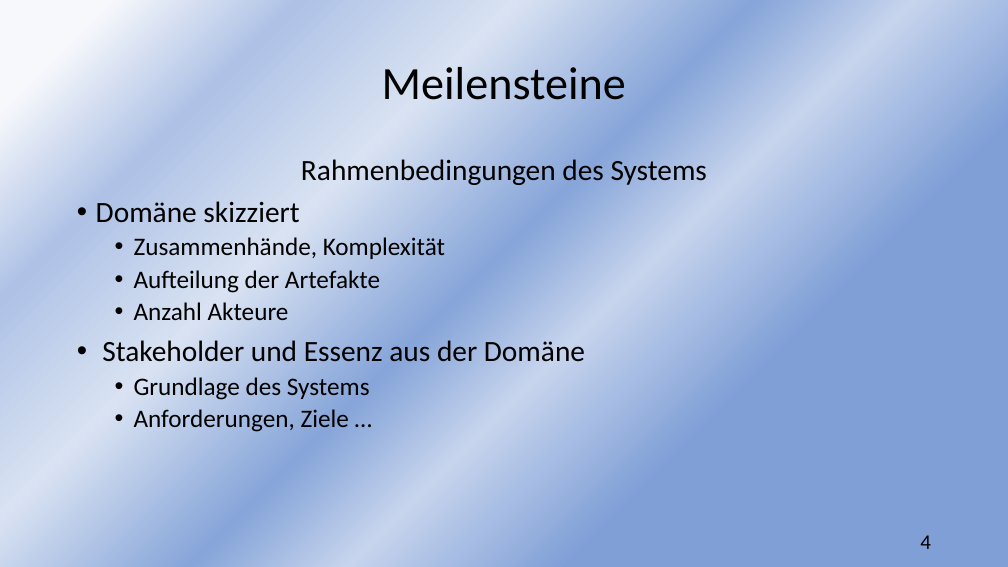
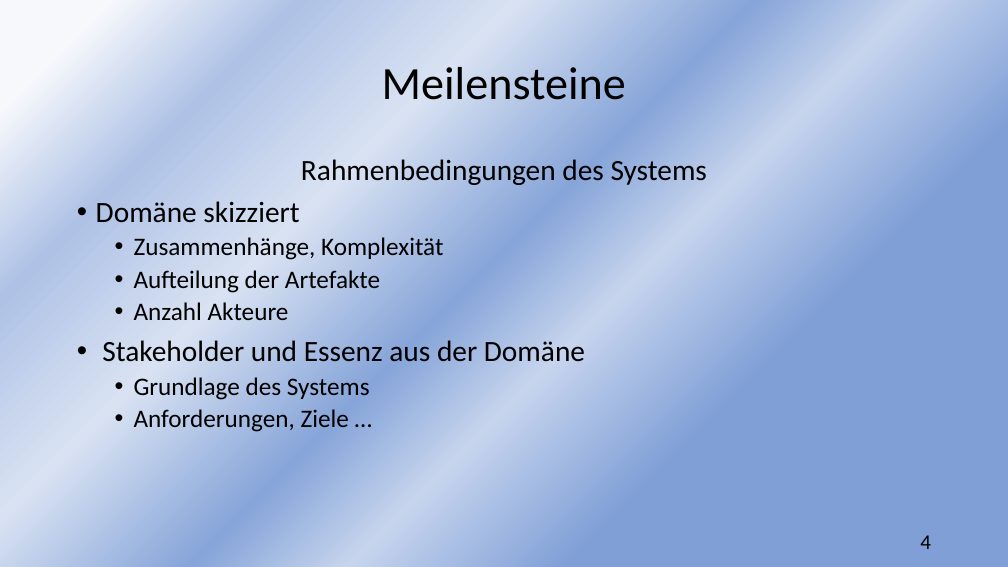
Before and after one commit to sebastiankoch10/EPWS2223HausenKochZimmer, a slide deck: slide 4 of Audits/EPWS2223HausenKochZimmer Audit 4.pptx. Drawn at 1008x567 pixels with LibreOffice and Linux fonts; fonts in the diff are those of the drawing. Boxes give left, top, right and bottom in pixels: in the first picture for what was removed or moved away, otherwise in the second. Text is boxed around its words. In the diff, an @@ line names an element or a change of style, - is before the commit and + after.

```diff
--- a/Audits/EPWS2223HausenKochZimmer Audit 4.pptx
+++ b/Audits/EPWS2223HausenKochZimmer Audit 4.pptx
@@ text at bbox=[134, 237, 443, 260]: text changed @@
-  • Zusammenhände, Komplexität
+  • Zusammenhänge, Komplexität
```
Also in this commit, not shown: 3 other slides changed.
